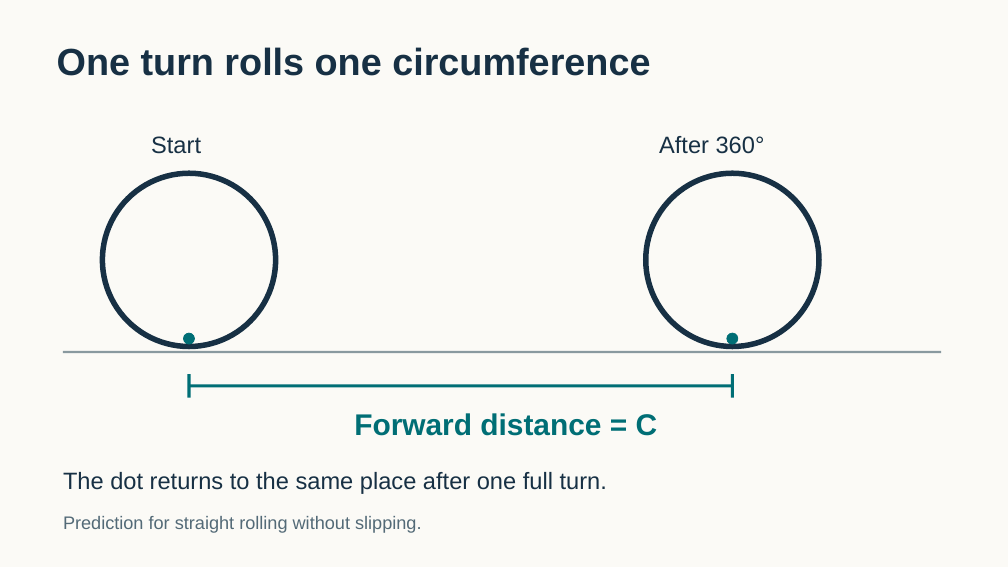
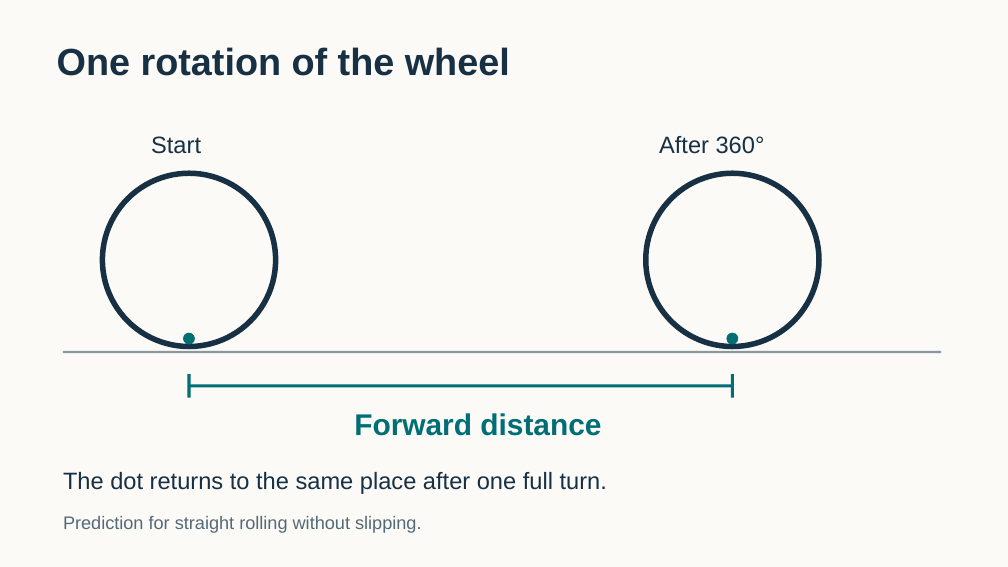
Before and after one commit to FRC999/YMCA-SPIKE-education, a slide deck: slide 5 of 03_Presentations/W02_delivery.pptx. Drawn at 1008x567 pixels with LibreOffice and Linux fonts; fonts in the diff are those of the drawing. Boxes give left, top, right and bottom in pixels: in the first picture for what was removed or moved away, otherwise in the second. Text is boxed around its words. In the diff, an @@ line names an element or a change of style, - is before the commit and + after.

```diff
--- a/03_Presentations/W02_delivery.pptx
+++ b/03_Presentations/W02_delivery.pptx
@@ text at <box>57,47,510,76</box>: text changed @@
-One turn rolls one circumference
+One rotation of the wheel
@@ text at <box>354,413,601,436</box>: text changed @@
-Forward distance = C
+Forward distance
```
Also in this commit, not shown: 4 other slides changed, 4 slides added, 18 other files.
